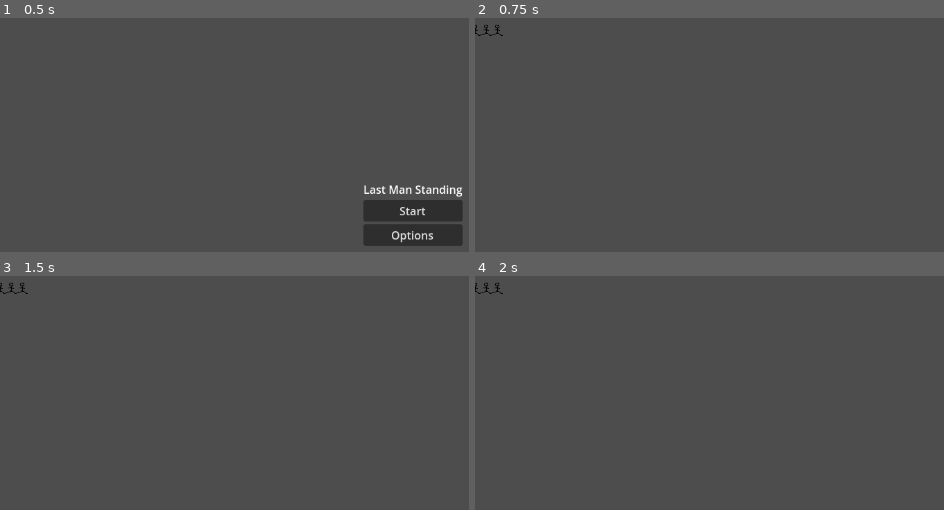
Above: before the commit, frames 1-4 (two rows, left to right).
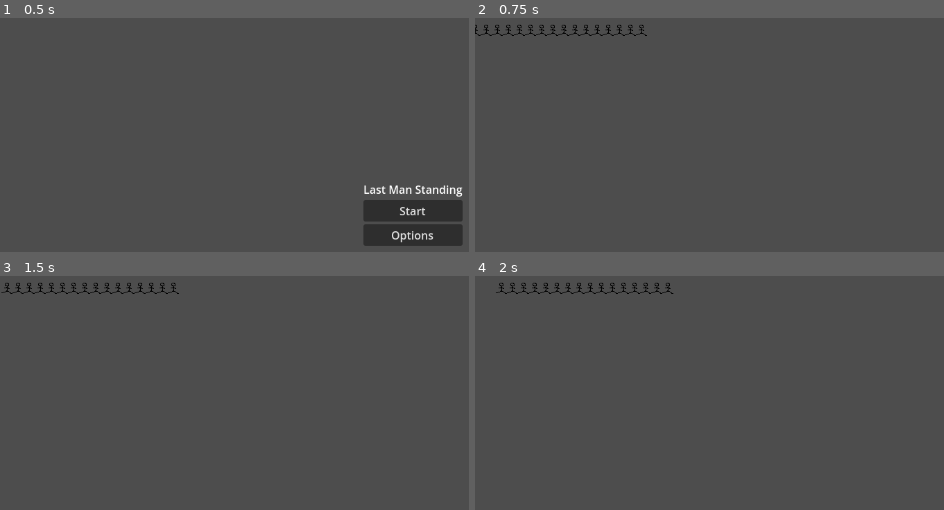
Above: after the commit, the same moments.

Repository: Crazy-Waffle-Man/last-man-standing
Game: Godot game, scene res://scenes/main_menu.tscn
Same seed, same stepped clock (60 frames per second), same inputs: the game is played once before the commit and once after it.
Inputs:
- Up to frame 1 (0.5 s): no input
- Up to frame 2 (0.75 s): click "Start" at 0.5 s
- Up to frame 3 (1.5 s): tap Enter at 1.25 s; hold Right (ui_right) from 1.28 s (still down)
- Up to frame 4 (2 s): keep holding Right (ui_right)

Frame 1 is identical in both runs. In frame 2, 0.4% of the frame differs, in the area x 5-37%, y 2-8%; in frame 3, 0.5%; in frame 4, 0.6%, in the area x 0-43%, y 2-8%.

Commit message:
Beginning collision
Collision layers are managed by an enum and are assigned via scripts at runtime.

Diff:
--- a/scenes/game_scene.tscn
+++ b/scenes/game_scene.tscn
@@ -1,6 +1,7 @@
-[gd_scene load_steps=2 format=3 uid="uid://b7ggner8vcyt6"]
+[gd_scene load_steps=3 format=3 uid="uid://b7ggner8vcyt6"]
 
 [ext_resource type="Script" uid="uid://icaekfj6gxw5" path="res://scripts/game_scene.gd" id="1_w5aja"]
+[ext_resource type="Script" uid="uid://cmuixestmsjab" path="res://scripts/collision_type_assigners/wall_collision_layer_assignment.gd" id="2_onqr8"]
 
 [node name="GameScene" type="CanvasLayer"]
 script = ExtResource("1_w5aja")
@@ -12,3 +13,6 @@
 [node name="Collisions" type="StaticBody2D" parent="."]
 
 [node name="CollisionPolygon2D" type="CollisionPolygon2D" parent="Collisions"]
+polygon = PackedVector2Array(1120, 19, 1118, 631, 10, 631, 26, 13, 1116, 19, 1097, -44, -93, 2, -8, 922, 1254, 655, 1149, -52)
+script = ExtResource("2_onqr8")
+metadata/COLLISION_TYPE = 0
--- a/scenes/player_characters.tscn
+++ b/scenes/player_characters.tscn
@@ -1,15 +1,18 @@
-[gd_scene load_steps=4 format=3 uid="uid://kxx8oagcuejg"]
+[gd_scene load_steps=5 format=3 uid="uid://kxx8oagcuejg"]
 
 [ext_resource type="Script" uid="uid://dt02djnxllcvw" path="res://scripts/player_character.gd" id="1_vp8jy"]
+[ext_resource type="Script" uid="uid://11w54u4y2glc" path="res://scripts/collision_type_assigners/player_collision_assigner.gd" id="2_3f0t2"]
 [ext_resource type="Texture2D" uid="uid://c462jvqfd4ytb" path="res://assets/textures/prototype_player.png" id="2_hys4i"]
 
 [sub_resource type="RectangleShape2D" id="RectangleShape2D_hys4i"]
+size = Vector2(16, 16)
 
 [node name="PlayerCharacters" type="CharacterBody2D"]
 script = ExtResource("1_vp8jy")
 
 [node name="CollisionShape2D" type="CollisionShape2D" parent="."]
 shape = SubResource("RectangleShape2D_hys4i")
+script = ExtResource("2_3f0t2")
 
 [node name="PlayerIcon" type="Sprite2D" parent="."]
 texture = ExtResource("2_hys4i")
--- /dev/null
+++ b/scripts/collision_type_assigners/hazard_collision_type_assigner.gd
@@ -0,0 +1,4 @@
+extends Node2D
+
+func _ready() -> void:
+	set_meta("COLLISION_TYPE", Globals.collisionTypes.HAZARD)
--- /dev/null
+++ b/scripts/collision_type_assigners/player_collision_assigner.gd
@@ -0,0 +1,4 @@
+extends Node2D
+
+func _ready() -> void:
+	set_meta("COLLISION_TYPE", Globals.collisionTypes.PLAYER)
--- /dev/null
+++ b/scripts/collision_type_assigners/wall_collision_layer_assignment.gd
@@ -0,0 +1,4 @@
+extends Node2D
+
+func _ready() -> void:
+	set_meta("COLLISION_TYPE", Globals.collisionTypes.WALL)
--- a/scripts/globals.gd
+++ b/scripts/globals.gd
@@ -1,8 +1,6 @@
 extends Node
 
-@export var tileSize: int = 16
-@export var numCharacters: int = 3
-@export var characterStepSize: int = 1
-#@export var wallCollisionLayer: int = 1
-#@export var hazardCollisionLayer: int = 2
-#@export var playerCollisionLayer: int = 3
+var tileSize: int = 16
+var numCharacters: int = 16
+var characterStepSize: int = 1
+enum collisionTypes {WALL, HAZARD, PLAYER}
--- a/scripts/player_character.gd
+++ b/scripts/player_character.gd
@@ -24,14 +24,13 @@
 		target += movementController * Globals.tileSize
 		isMoving = true
 		#Check collision here
-		if collision_layer:
-			target = position
-			isMoving = false
-		#elif [collide with hazard]:
-			#remove this character
-		#elif [collide with character] and not [other character].isMoving:
-			#target = position
-			#isMoving = false
+		var space_state = get_world_2d().direct_space_state
+		#var result = space_state.intersect_point(PhysicsShapeQueryParameters2D.new(), target)
+		# for collision in result:
+			# var hit = collisoin["collider"]
+			# if hit.has_meta("COLLISION_TYPE"):
+				# match hit.get_meta("COLLISION_TYPE"):
+					#HANDLE POST-COLLISION BEHAVIOR HERE
 	elif active and isMoving:
 		var direction = (target - position).normalized()
 		var step = direction * Globals.characterStepSize # If I end up doing delta time, add `* _delta` here
Not shown, added: scripts/collision_type_assigners/hazard_collision_type_assigner.gd.uid
Not shown, added: scripts/collision_type_assigners/player_collision_assigner.gd.uid
Not shown, added: scripts/collision_type_assigners/wall_collision_layer_assignment.gd.uid
